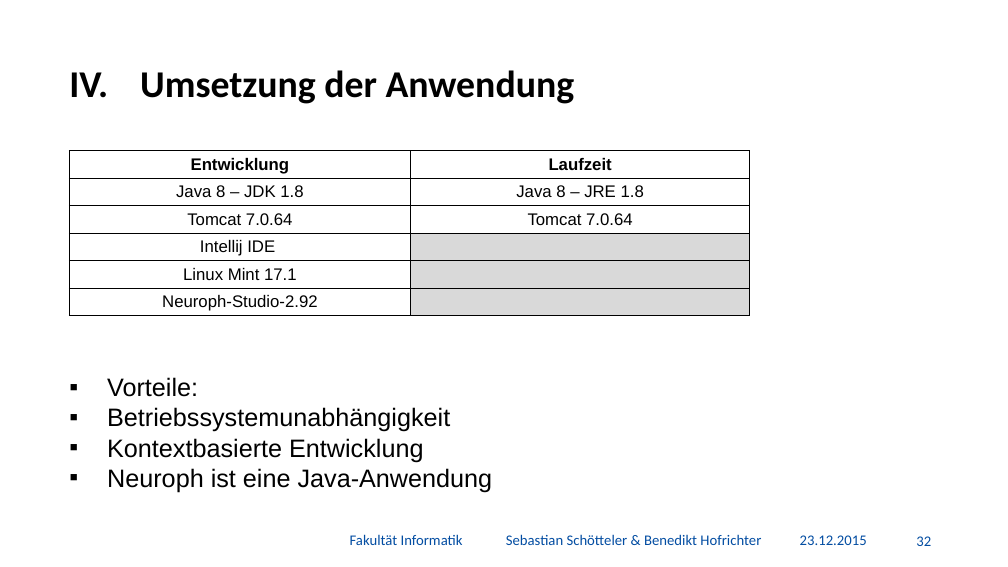
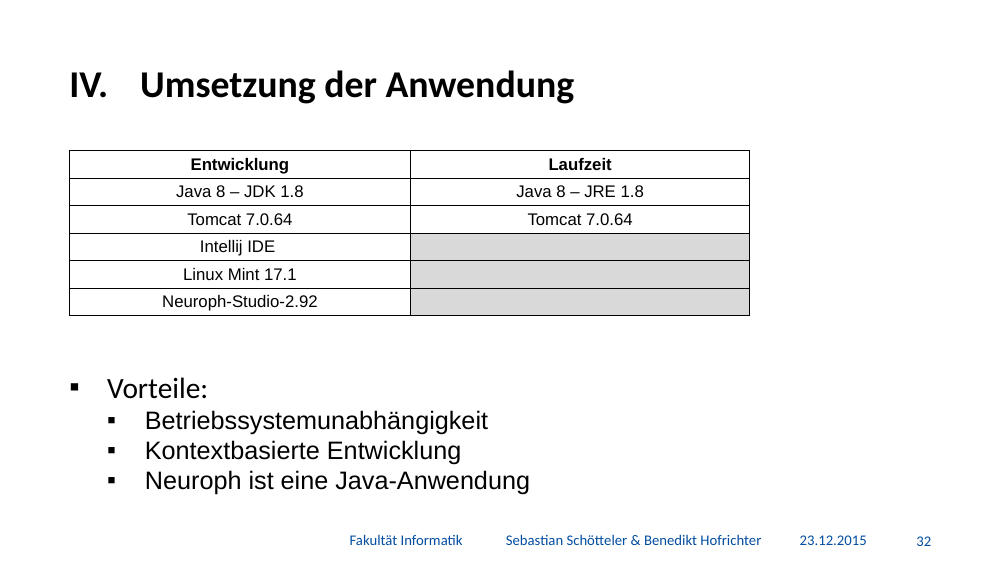
Before and after one commit to BenediktGitGit/soco15, a slide deck: slide 33 of 3b_Vortrag/Präsentation.pptx. Drawn at 1008x567 pixels with LibreOffice and Linux fonts; fonts in the diff are those of the drawing; background and template pictures are left out. Boxes give left, top, right and bottom in pixels: in the first picture for what was removed or moved away, otherwise in the second. Text is boxed around its words. In the diff, an @@ line names an element or a change of style, - is before the commit and + after.

```diff
--- a/3b_Vortrag/Präsentation.pptx
+++ b/3b_Vortrag/Präsentation.pptx
@@ text "Vorteile:" at [107, 377, 530, 495]: size 24 to 28 pt, font Arial to Calibri in "Vorteile:"; list level 1 to 2 in "Betriebssystemunabhängigkeit"; list level 1 to 2 in "Kontextbasierte Entwicklung"; list level 1 to 2 in "Neuroph ist eine Java-Anwendung" @@
```
Also in this commit, not shown: 2 other slides changed, 1 other file.
